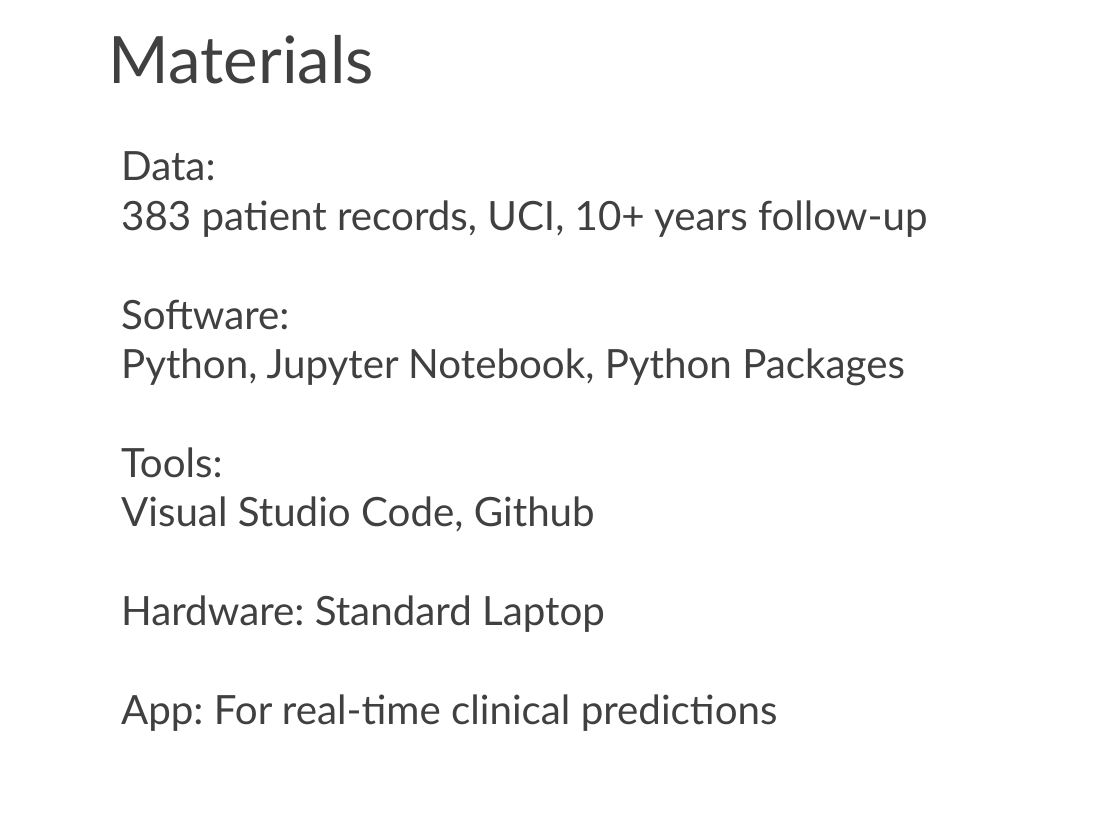
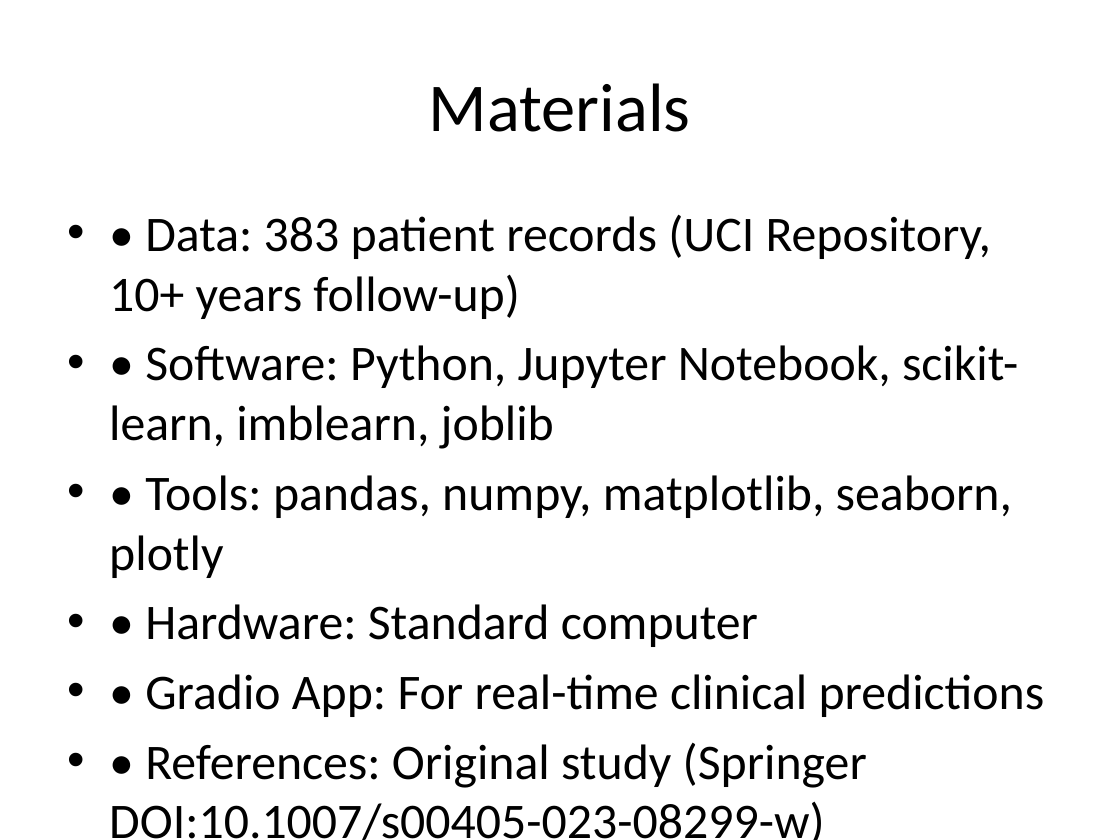
Before and after one commit to josh-dcosta/pjas-thyroid, a slide deck: slide 5 of presentation/Thyroid_Cancer_Recurrence_Presentation.pptx (slide 10 before the commit). Drawn at 1120x840 pixels with LibreOffice and Linux fonts; fonts in the diff are those of the drawing. Boxes give left, top, right and bottom in pixels: in the first picture for what was removed or moved away, otherwise in the second. Text is boxed around its words. In the diff, an @@ line names an element or a change of style, - is before the commit and + after.

```diff
--- a/presentation/Thyroid_Cancer_Recurrence_Presentation.pptx
+++ b/presentation/Thyroid_Cancer_Recurrence_Presentation.pptx
@@ title "Materials": place and size @@
-title "Materials" at (109,35,374,84)
+title "Materials" at (429,83,691,132)
@@ title "Materials" at (429,83,691,132): size 42 to 44 pt, font Lato to Calibri, text colour #404040 to #000000; alignment left to centre; line spacing 0.9 to 1; vertical alignment top to middle @@
@@ text at (109,214,1045,840): text changed; size 25.9 to 32 pt; font Lato to Calibri; text colour #404040 to #000000 @@
-Data:
-383 patient records, UCI, 10+ years follow-up
-Software:
-Python, Jupyter Notebook, Python Packages
-Tools:
-Visual Studio Code, Github
-Hardware: Standard Laptop
-App: For real-time clinical predictions
+• • Data: 383 patient records (UCI Repository, 10+ years follow-up)
+• • Software: Python, Jupyter Notebook, scikit-learn, imblearn, joblib
+• • Tools: pandas, numpy, matplotlib, seaborn, plotly
+• • Hardware: Standard computer
+• • Gradio App: For real-time clinical predictions
+• • References: Original study (Springer DOI:10.1007/s00405-023-08299-w)
```
Also in this commit, not shown: 10 other slides changed, 2 slides added, 10 slides removed, 24 other files.
